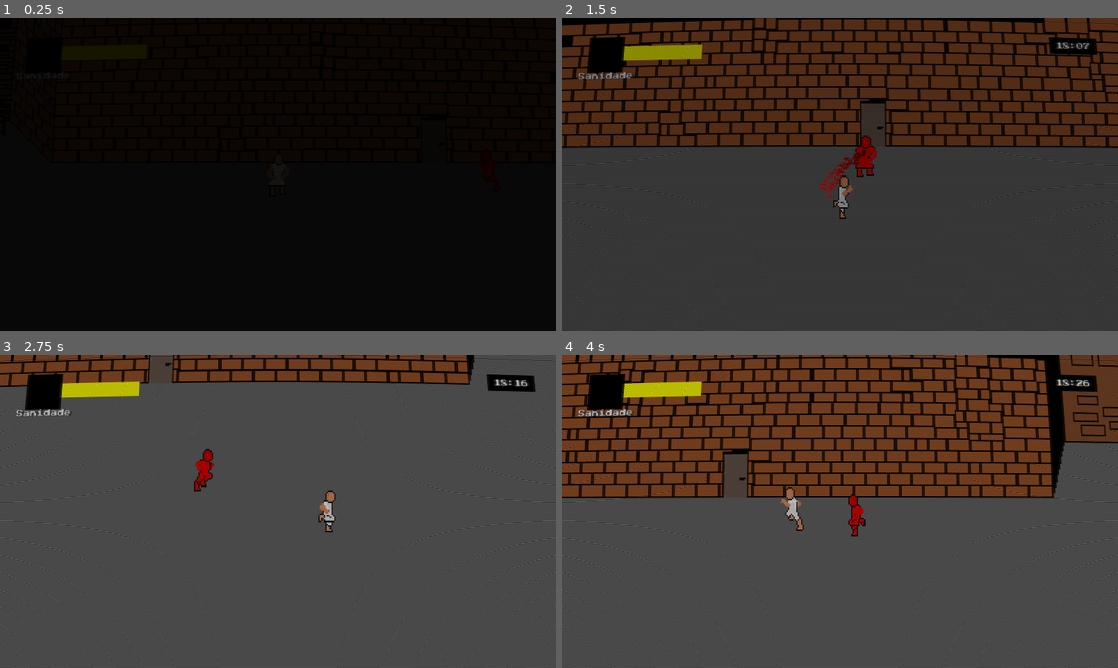
Above: before the commit, frames 1-4 (two rows, left to right).
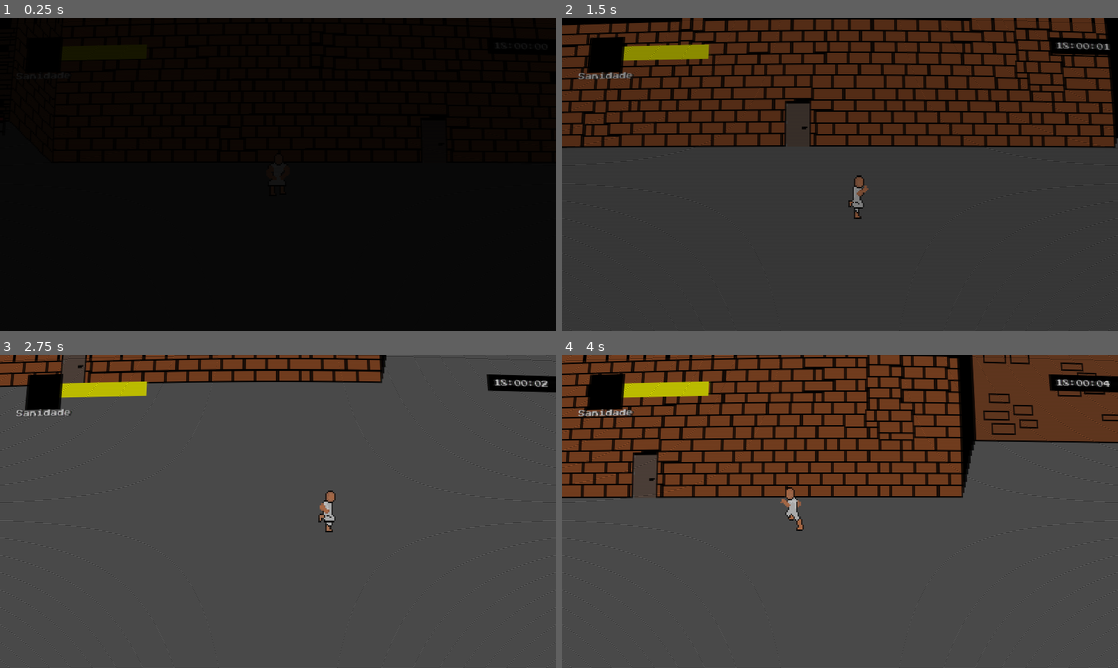
Above: after the commit, the same moments.

Repository: FarofaFaction/Criascript-Jam-Game
Game: Godot game, scene res://Game/Room/room.tscn
Two runs of this game, one before a commit and one after it. Both use one fixed random seed, a clock stepped at 60 frames per second and the inputs below. This scene is started directly instead of the project's main scene.
Inputs:
- Up to frame 1 (0.25 s): no input
- Up to frame 2 (1.5 s): hold Right (ui_right) 0.53-1.28 s; hold Shift (Run) 0.53-1.28 s; hold Down (ui_down) from 1.28 s (still down); tap Shift (Run) at 1.35 s
- Up to frame 3 (2.75 s): release Down (ui_down) at 2.03 s; hold Right (ui_right) from 2.03 s (still down); hold Shift (Run) from 2.03 s (still down)
- Up to frame 4 (4 s): release Right (ui_right) at 2.78 s; release Shift (Run) at 2.78 s; hold Up (ui_up) 2.78-3.53 s; tap Shift (Run) at 2.85 s; hold Left (ui_left) from 3.53 s (still down); hold Shift (Run) from 3.53 s (still down)

The runs differ from the first frame. In frame 1, less than 0.1% of the frame differs, in the area x 87-91%, y 8-47%; in frame 2, 13%; in frame 3, 4.1%; in frame 4, 16%, in the area x 0-100%, y 0-58%.

Commit message:
update-clock

Diff:
--- /dev/null
+++ b/Game/Events/event_day_1.gd
@@ -0,0 +1,12 @@
+extends Node2D
+
+@export var room : Node2D
+@onready var Enemies := $"../../Enemies"
+
+func _ready() -> void:
+	pass # Replace with function body.
+
+
+# Called every frame. 'delta' is the elapsed time since the previous frame.
+func _process(_delta: float) -> void:
+	pass
--- a/Game/Room/room.tscn
+++ b/Game/Room/room.tscn
@@ -2,10 +2,10 @@
 
 [ext_resource type="PackedScene" uid="uid://ca2c7jnemw4ie" path="res://Objects/wall.tscn" id="1_2ok7y"]
 [ext_resource type="PackedScene" uid="uid://dmkbsln86fgm7" path="res://Objects/CanvasLayer.tscn" id="1_604fw"]
+[ext_resource type="Script" path="res://Game/Events/event_day_1.gd" id="1_nsy3m"]
 [ext_resource type="Texture2D" uid="uid://boce3olqcv7iq" path="res://Objects/mapa 1.png" id="2_g62a8"]
 [ext_resource type="PackedScene" uid="uid://7sspjh77o6vm" path="res://Game/Player/player.tscn" id="4_i14w1"]
 [ext_resource type="AudioStream" uid="uid://dlxpad3bry0wj" path="res://Audio/Music/fundo_assustador.mp3" id="6_457a2"]
-[ext_resource type="PackedScene" uid="uid://cw6wpkdy5ckht" path="res://Game/Enemy/red_guy.tscn" id="8_478uv"]
 
 [sub_resource type="OccluderPolygon2D" id="OccluderPolygon2D_nfg62"]
 closed = false
@@ -28,6 +28,12 @@
 y_sort_enabled = true
 
 [node name="CanvasLayer" parent="." instance=ExtResource("1_604fw")]
+
+[node name="EventManager" type="Node2D" parent="."]
+
+[node name="Day1" type="Node2D" parent="EventManager" node_paths=PackedStringArray("room")]
+script = ExtResource("1_nsy3m")
+room = NodePath("../..")
 
 [node name="Room_3" type="Node2D" parent="."]
 
@@ -242,7 +248,7 @@
 
 [node name="Player" parent="." instance=ExtResource("4_i14w1")]
 
-[node name="RedGuy" parent="." instance=ExtResource("8_478uv")]
+[node name="Enemies" type="Node2D" parent="."]
 
 [node name="AudioStreamPlayer" type="AudioStreamPlayer" parent="."]
 stream = ExtResource("6_457a2")
--- a/Interface/PlayerInterface/timer.gd
+++ b/Interface/PlayerInterface/timer.gd
@@ -1,42 +1,49 @@
 extends Control
+class_name  Watch
 
 # Variables to control the time
 @onready var TimeLabel : Label = $TimeLabel
 @onready var timer = set_time(18, 0)
 var total_time: float = 0.0
-var seconds_per_minute: float = 60 * 8  # 8 hours in seconds (480 seconds) for 1 minute of gameplay
-var timestop := true
+@export var seconds_per_minute: float = 60 * 8  # 8 hours in seconds (480 seconds) for 1 minute of gameplay
+@export var timestop := true
+var hours: int
+var minutes: int
+var seconds: int
 
-func _run_clock():
-	# Increment total time based on delta
-	total_time += (0.016 * seconds_per_minute)
+func _run_clock(_delta: float):
+	total_time += (_delta * seconds_per_minute)
 
-	# Calculate hours, minutes, and seconds
-	var hours: int = int(total_time / 3600) % 24
-	var minutes: int = int(int(total_time) % 3600 / 60)
-	#var seconds: int = int(int(total_time) % 60)
+	hours = int(total_time / 3600) % 24
+	minutes = int(int(total_time) % 3600 / 60)
+	seconds = int(int(total_time) % 60)
 	# Format the time
 	TimeLabel.text = "%02d:%02d" % [hours, minutes]
+	TimeLabel.text = "%02d:%02d:%02d" % [hours, minutes, seconds]
 	pass
 
+func start():
+	timestop = false
+	pass
+
+func stop():
+	timestop = true
+
+#tempo real speed = 1
+#1 minuto por segundo = 60
+#x horas em um minuto = 60 * x
+func set_speed(speed: int):
+	seconds_per_minute = speed
+
 func _process(_delta: float) -> void:
-	if (Input.is_action_just_pressed("Run")):
-		timestop = false
 	if (!timestop):
-		TimeLabel.visible = true
-		_run_clock()
-	else:
-		TimeLabel.visible = false
+		_run_clock(_delta)
 
-# Function to set the time
 func set_time(hour: int, minute: int):
-	# Converte as horas e minutos em segundos
 	var total_seconds: int = (hour * 3600) + (minute * 60)
 
-	# Ajusta total_time
 	total_time = float(total_seconds)
 
-	# Atualiza o display
 	var hours: int = int(total_time / 3600) % 24
 	var minutes: int = int(int(total_time) % 3600 / 60)
 	TimeLabel.text = "%02d:%02d" % [hours, minutes]
--- a/Objects/CanvasLayer.tscn
+++ b/Objects/CanvasLayer.tscn
@@ -62,6 +62,8 @@
 offset_right = 1675.0
 offset_bottom = 127.0
 script = ExtResource("3_eetj6")
+seconds_per_minute = 1.0
+timestop = false
 
 [node name="TimeLabel" type="Label" parent="Timer"]
 layout_mode = 0
